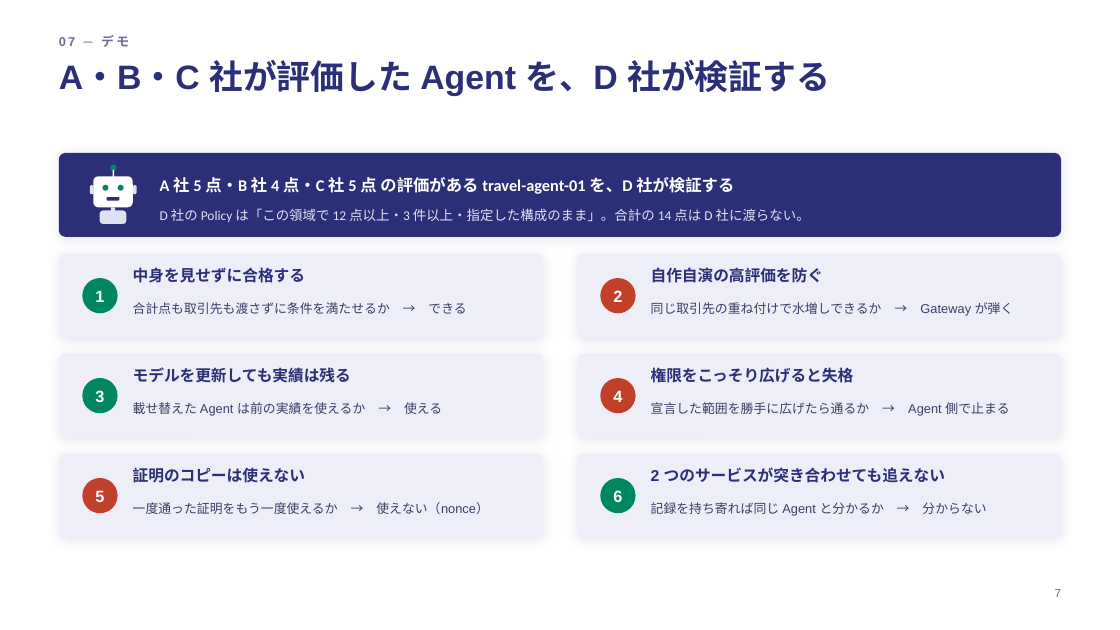
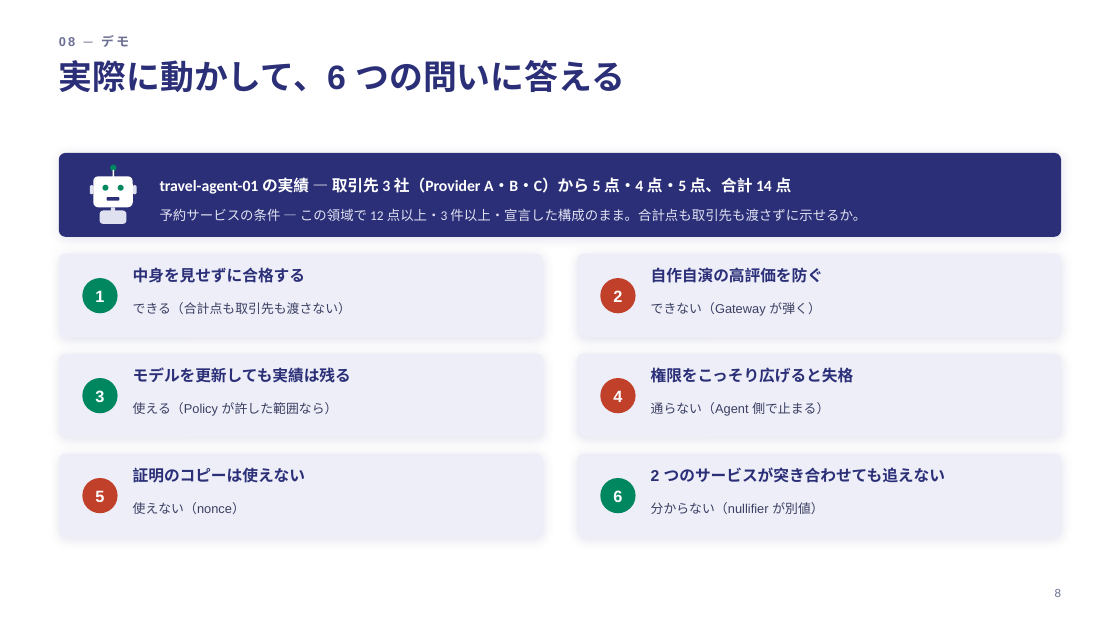
Before and after one commit to da1suk8/zk-agent-passport, a slide deck: slide 9 of docs/slides/zk-agent-passport.pptx (slide 8 before the commit). Drawn at 1120x630 pixels with LibreOffice and Linux fonts; fonts in the diff are those of the drawing. Boxes give left, top, right and bottom in pixels: in the first picture for what was removed or moved away, otherwise in the second. Text is boxed around its words. In the diff, an @@ line names an element or a change of style, - is before the commit and + after.

```diff
--- a/docs/slides/zk-agent-passport.pptx
+++ b/docs/slides/zk-agent-passport.pptx
@@ text at bbox=[59, 35, 129, 47]: text changed @@
-07 ─ デモ
+08 ─ デモ
@@ text at bbox=[59, 60, 625, 92]: text changed @@
-A・B・C 社が評価した Agent を、D 社が検証する
+実際に動かして、6 つの問いに答える
@@ text at bbox=[160, 177, 866, 221]: text changed; size 11.5 to 13.5 pt; text colour #DFE1F1 to #FFFFFF; bold on @@
-A 社 5 点・B 社 4 点・C 社 5 点 の評価がある travel-agent-01 を、D 社が検証する
-D 社の Policy は「この領域で 12 点以上・3 件以上・指定した構成のまま」。合計の 14 点は D 社に渡らない。
+travel-agent-01 の実績 — 取引先 3 社（Provider A・B・C）から 5 点・4 点・5 点、合計 14 点
+予約サービスの条件 — この領域で 12 点以上・3 件以上・宣言した構成のまま。合計点も取引先も渡さずに示せるか。
@@ text at bbox=[133, 302, 351, 314]: text changed @@
-合計点も取引先も渡さずに条件を満たせるか → できる
+できる（合計点も取引先も渡さない）
@@ text at bbox=[651, 302, 820, 316]: text changed @@
-同じ取引先の重ね付けで水増しできるか → Gateway が弾く
+できない（Gateway が弾く）
@@ text at bbox=[133, 402, 338, 416]: text changed @@
-載せ替えた Agent は前の実績を使えるか → 使える
+使える（Policy が許した範囲なら）
@@ text at bbox=[651, 402, 829, 416]: text changed @@
-宣言した範囲を勝手に広げたら通るか → Agent 側で止まる
+通らない（Agent 側で止まる）
@@ text at bbox=[133, 502, 245, 514]: text changed @@
-一度通った証明をもう一度使えるか → 使えない（nonce）
+使えない（nonce）
@@ text at bbox=[651, 502, 823, 514]: text changed @@
-記録を持ち寄れば同じ Agent と分かるか → 分からない
+分からない（nullifier が別値）
@@ text at bbox=[1055, 589, 1061, 597]: text changed @@
-7
+8
```
Also in this commit, not shown: 17 other slides changed, 1 slide added, 1 other file.
